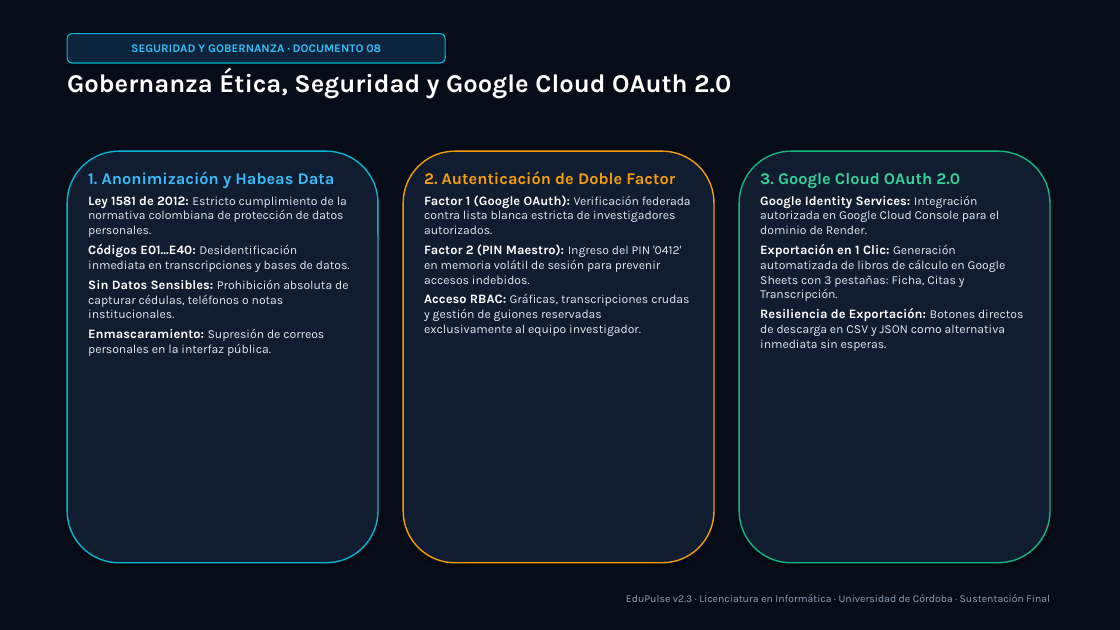
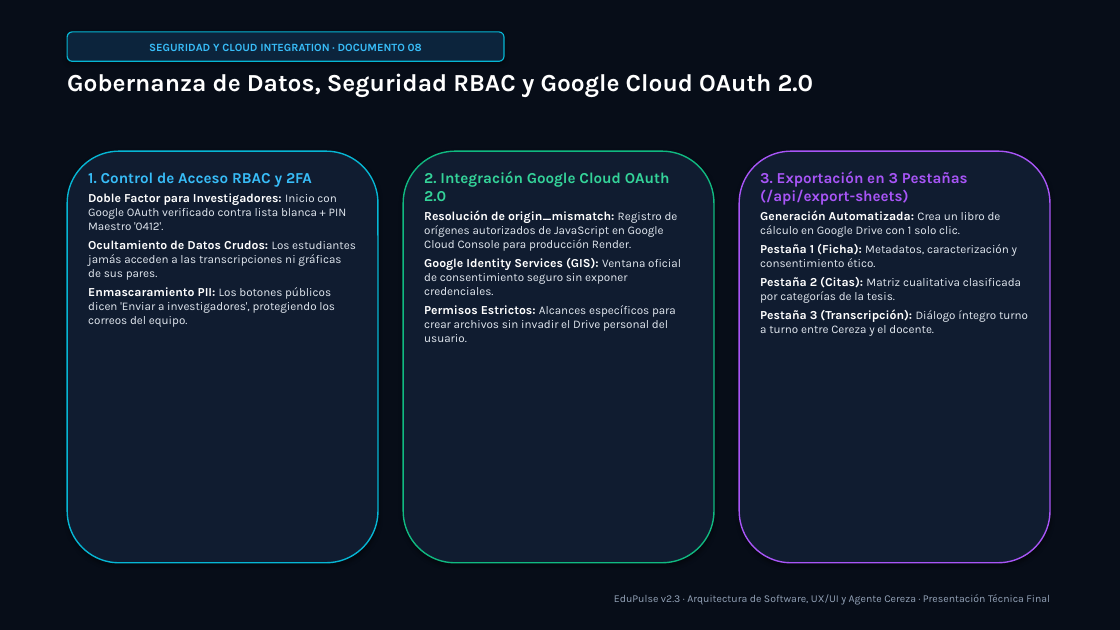
Before and after one commit to JoseDanielDurango/EduPulse, a slide deck: slide 13 of EduPulse_Sustentacion_Final.pptx (slide 11 before the commit). Drawn at 1120x630 pixels with LibreOffice and Linux fonts; fonts in the diff are those of the drawing. Boxes give left, top, right and bottom in pixels: in the first picture for what was removed or moved away, otherwise in the second. Text is boxed around its words. In the diff, an @@ line names an element or a change of style, - is before the commit and + after.

Commit message:
feat(presentation): finalize 14-slide technical defense on web engineering, UI/UX, and Cereza agent

```diff
--- a/EduPulse_Sustentacion_Final.pptx
+++ b/EduPulse_Sustentacion_Final.pptx
@@ rounded rectangle "SEGURIDAD Y CLOUD INTEGRATION · ...": place and size @@
-rounded rectangle "SEGURIDAD Y CLOUD INTEGRATION · ..." at <box>67,34,445,63</box>
+rounded rectangle "SEGURIDAD Y CLOUD INTEGRATION · ..." at <box>67,32,504,61</box>
@@ text in rounded rectangle at <box>149,43,422,51</box>: text changed; size 10 to 9.5 pt @@
-SEGURIDAD Y GOBERNANZA · DOCUMENTO 08
+SEGURIDAD Y CLOUD INTEGRATION · DOCUMENTO 08
@@ text at <box>67,73,814,97</box>: text changed; size 22 to 21 pt @@
-Gobernanza Ética, Seguridad y Google Cloud OAuth 2.0
+Gobernanza de Datos, Seguridad RBAC y Google Cloud OAuth 2.0
@@ text at <box>88,172,356,327</box>: text changed; size 10.5 to 10 pt @@
-1. Anonimización y Habeas Data
-Ley 1581 de 2012: Estricto cumplimiento de la normativa colombiana de protección de datos personales.
-Códigos E01...E40: Desidentificación inmediata en transcripciones y bases de datos.
-Sin Datos Sensibles: Prohibición absoluta de capturar cédulas, teléfonos o notas institucionales.
-Enmascaramiento: Supresión de correos personales en la interfaz pública.
+1. Control de Acceso RBAC y 2FA
+Doble Factor para Investigadores: Inicio con Google OAuth verificado contra lista blanca + PIN Maestro '0412'.
+Ocultamiento de Datos Crudos: Los estudiantes jamás acceden a las transcripciones ni gráficas de sus pares.
+Enmascaramiento PII: Los botones públicos dicen 'Enviar a investigadores', protegiendo los correos del equipo.
@@ rounded rectangle at <box>403,151,714,563</box>: outline #F59E0B 1.2 pt to #10B981 1.2 pt @@
@@ text at <box>424,171,681,342</box>: text changed; size 10.5 to 10 pt @@
-2. Autenticación de Doble Factor
-Factor 1 (Google OAuth): Verificación federada contra lista blanca estricta de investigadores autorizados.
-Factor 2 (PIN Maestro): Ingreso del PIN '0412' en memoria volátil de sesión para prevenir accesos indebidos.
-Acceso RBAC: Gráficas, transcripciones crudas y gestión de guiones reservadas exclusivamente al equipo investigador.
+2. Integración Google Cloud OAuth 2.0
+Resolución de origin_mismatch: Registro de orígenes autorizados de JavaScript en Google Cloud Console para producción Render.
+Google Identity Services (GIS): Ventana oficial de consentimiento seguro sin exponer credenciales.
+Permisos Estrictos: Alcances específicos para crear archivos sin invadir el Drive personal del usuario.
@@ rounded rectangle at <box>739,151,1050,563</box>: outline #10B981 1.2 pt to #A855F7 1.2 pt @@
@@ text at <box>760,171,1028,336</box>: text changed; size 10.5 to 10 pt @@
-3. Google Cloud OAuth 2.0
-Google Identity Services: Integración autorizada en Google Cloud Console para el dominio de Render.
-Exportación en 1 Clic: Generación automatizada de libros de cálculo en Google Sheets con 3 pestañas: Ficha, Citas y Transcripción.
-Resiliencia de Exportación: Botones directos de descarga en CSV y JSON como alternativa inmediata sin esperas.
+3. Exportación en 3 Pestañas (/api/export-sheets)
+Generación Automatizada: Crea un libro de cálculo en Google Drive con 1 solo clic.
+Pestaña 1 (Ficha): Metadatos, caracterización y consentimiento ético.
+Pestaña 2 (Citas): Matriz cualitativa clasificada por categorías de la tesis.
+Pestaña 3 (Transcripción): Diálogo íntegro turno a turno entre Cereza y el docente.
@@ text at <box>614,594,1050,605</box>: text changed @@
-EduPulse v2.3 · Licenciatura en Informática · Universidad de Córdoba · Sustentación Final
+EduPulse v2.3 · Arquitectura de Software, UX/UI y Agente Cereza · Presentación Técnica Final
```
Also in this commit, not shown: 6 other slides changed, 7 slides added, 7 slides removed, 3 other files.
